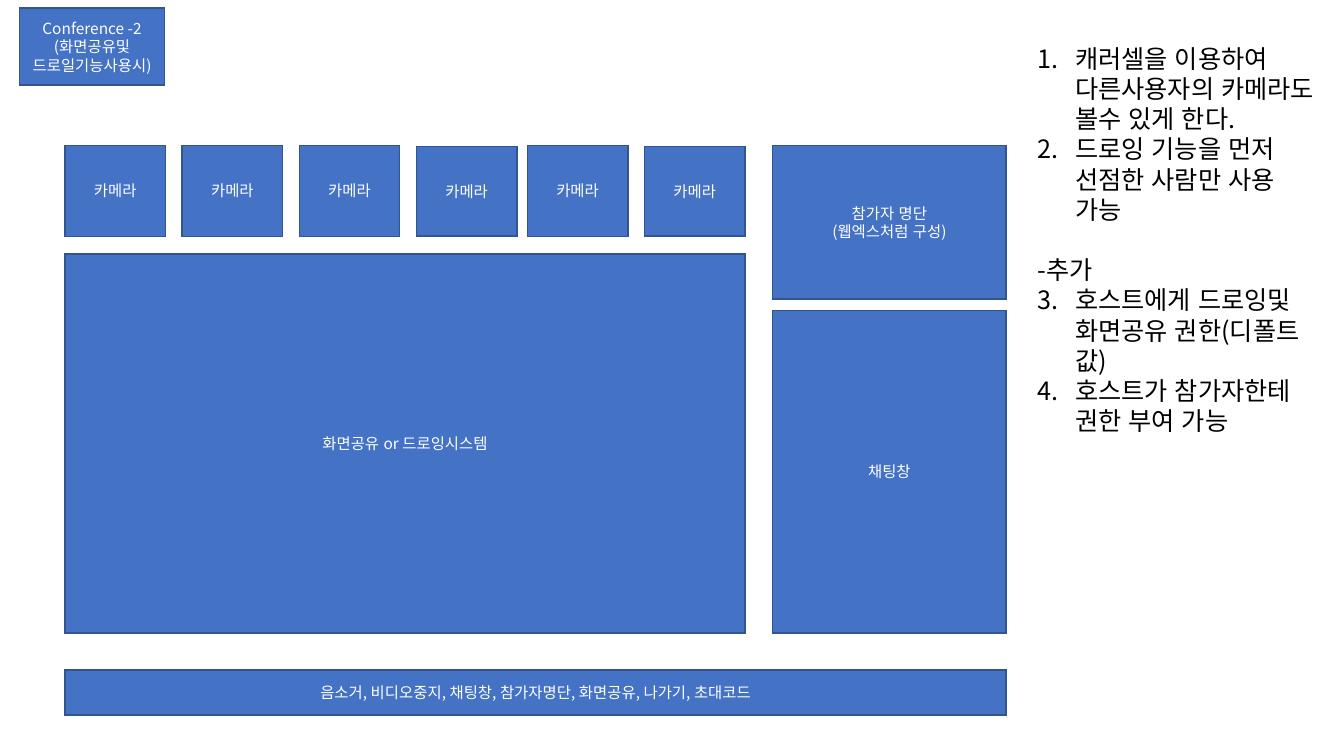
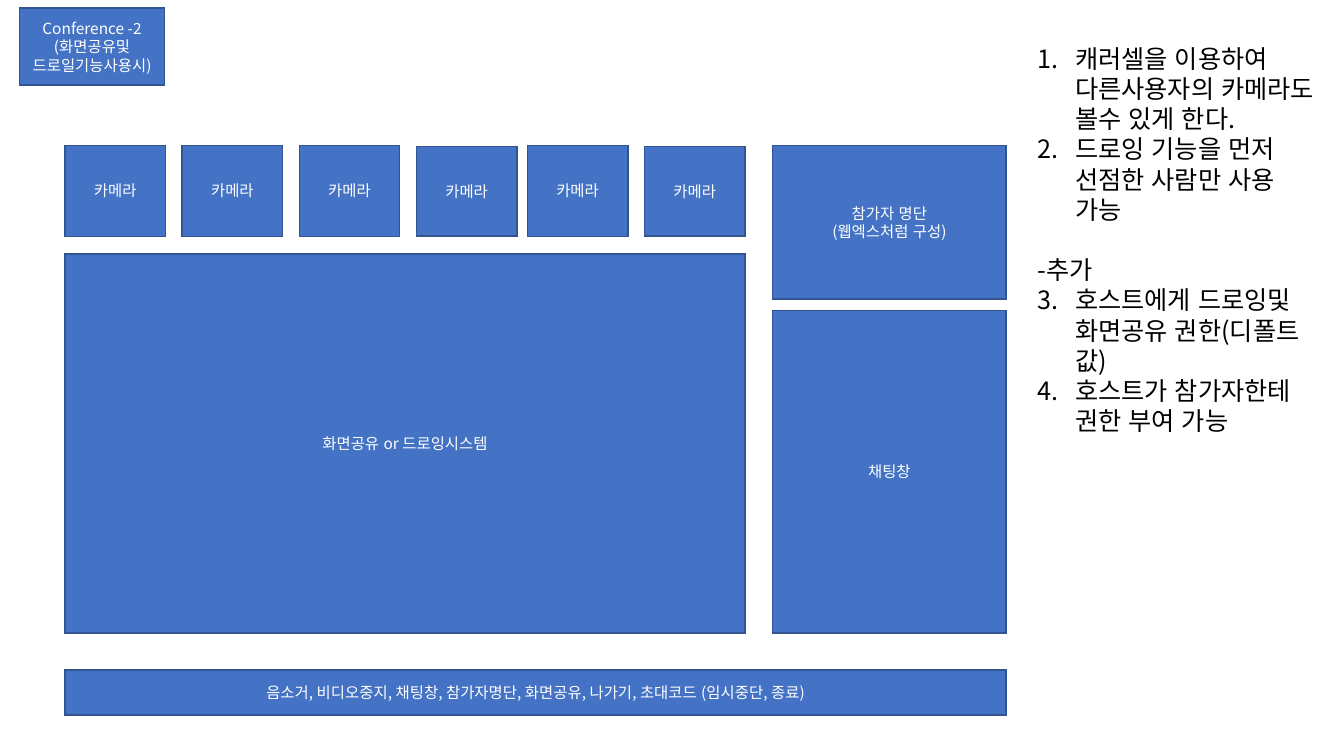
Before and after one commit to JongHoonJang/DEMEET, a slide deck: slide 10 of STUDY/jang/components.pptx (slide 11 before the commit). Drawn at 1344x756 pixels with LibreOffice and Linux fonts; fonts in the diff are those of the drawing. Boxes give left, top, right and bottom in pixels: in the first picture for what was removed or moved away, otherwise in the second. Text is boxed around its words. In the diff, an @@ line names an element or a change of style, - is before the commit and + after.

```diff
--- a/STUDY/jang/components.pptx
+++ b/STUDY/jang/components.pptx
@@ text in rectangle at box(266, 685, 805, 701): text changed @@
-음소거, 비디오중지, 채팅창, 참가자명단, 화면공유, 나가기, 초대코드
+음소거, 비디오중지, 채팅창, 참가자명단, 화면공유, 나가기, 초대코드 (임시중단, 종료)
```
Also in this commit, not shown: 4 other slides changed, 12 slides added, 1 other file.
